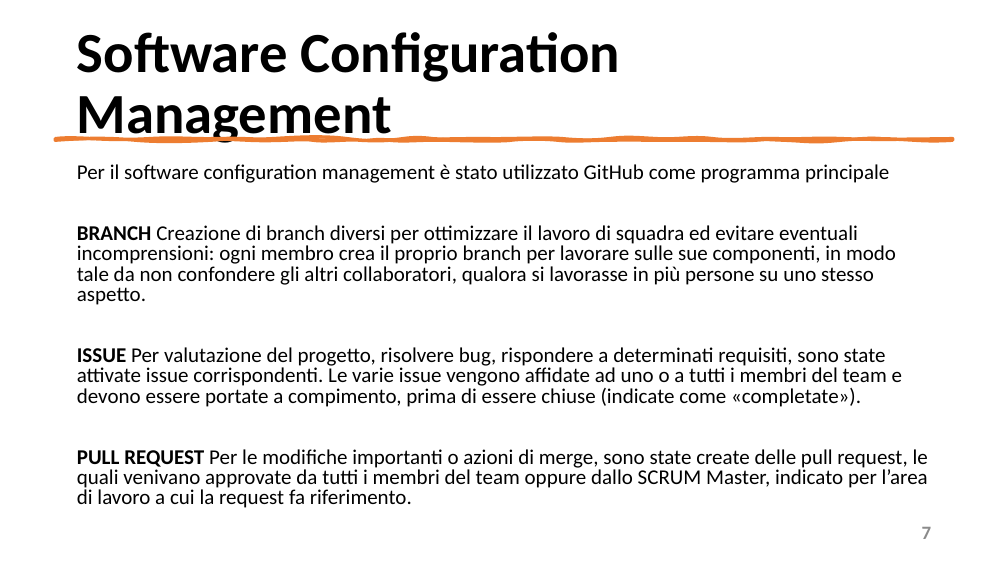
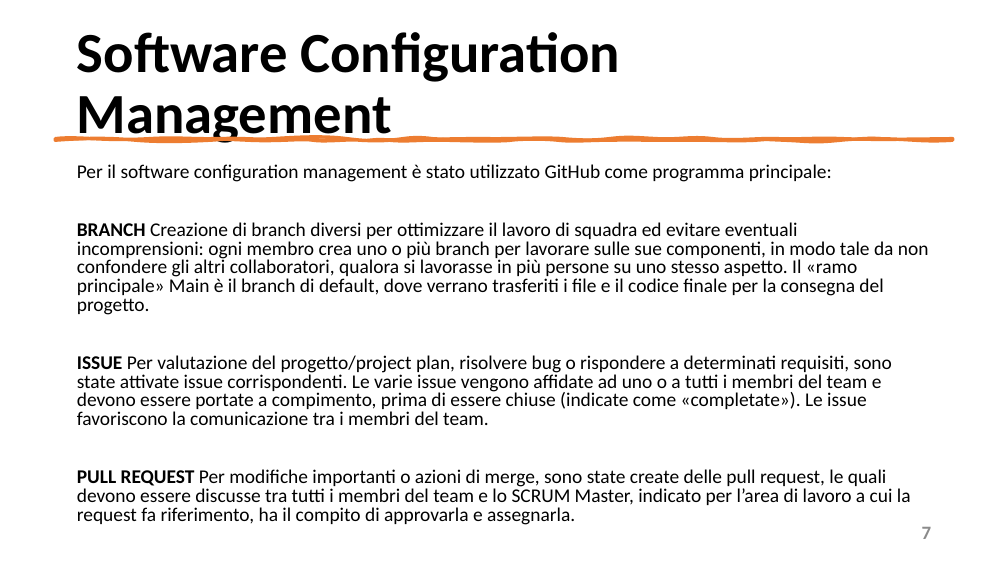
Before and after one commit to mangilimatteo/Progetto_Ingegneria_Software_Cattaneo_Mangili_Saini, a slide deck: slide 7 of Presentazione/Presentazione_Progetto.pptx. Drawn at 1008x567 pixels with LibreOffice and Linux fonts; fonts in the diff are those of the drawing. Boxes give left, top, right and bottom in pixels: in the first picture for what was removed or moved away, otherwise in the second. Text is boxed around its words. In the diff, an @@ line names an element or a change of style, - is before the commit and + after.

```diff
--- a/Presentazione/Presentazione_Progetto.pptx
+++ b/Presentazione/Presentazione_Progetto.pptx
@@ text at (77,164,929,525): text changed; size 20 to 18.5 pt @@
-Per il software configuration management è stato utilizzato GitHub come programma principale
-BRANCH Creazione di branch diversi per ottimizzare il lavoro di squadra ed evitare eventuali incomprensioni: ogni membro crea il proprio branch per lavorare sulle sue componenti, in modo tale da non confondere gli altri collaboratori, qualora si lavorasse in più persone su uno stesso aspetto.
-ISSUE Per valutazione del progetto, risolvere bug, rispondere a determinati requisiti, sono state attivate issue corrispondenti. Le varie issue vengono affidate ad uno o a tutti i membri del team e devono essere portate a compimento, prima di essere chiuse (indicate come «completate»).
-PULL REQUEST Per le modifiche importanti o azioni di merge, sono state create delle pull request, le quali venivano approvate da tutti i membri del team oppure dallo SCRUM Master, indicato per l’area di lavoro a cui la request fa riferimento.
+Per il software configuration management è stato utilizzato GitHub come programma principale:
+BRANCH Creazione di branch diversi per ottimizzare il lavoro di squadra ed evitare eventuali incomprensioni: ogni membro crea uno o più branch per lavorare sulle sue componenti, in modo tale da non confondere gli altri collaboratori, qualora si lavorasse in più persone su uno stesso aspetto. Il «ramo principale» Main è il branch di default, dove verrano trasferiti i file e il codice finale per la consegna del progetto.
+ISSUE Per valutazione del progetto/project plan, risolvere bug o rispondere a determinati requisiti, sono state attivate issue corrispondenti. Le varie issue vengono affidate ad uno o a tutti i membri del team e devono essere portate a compimento, prima di essere chiuse (indicate come «completate»). Le issue favoriscono la comunicazione tra i membri del team.
+PULL REQUEST Per modifiche importanti o azioni di merge, sono state create delle pull request, le quali devono essere discusse tra tutti i membri del team e lo SCRUM Master, indicato per l’area di lavoro a cui la request fa riferimento, ha il compito di approvarla e assegnarla.
```
Also in this commit, not shown: 14 other slides changed.
